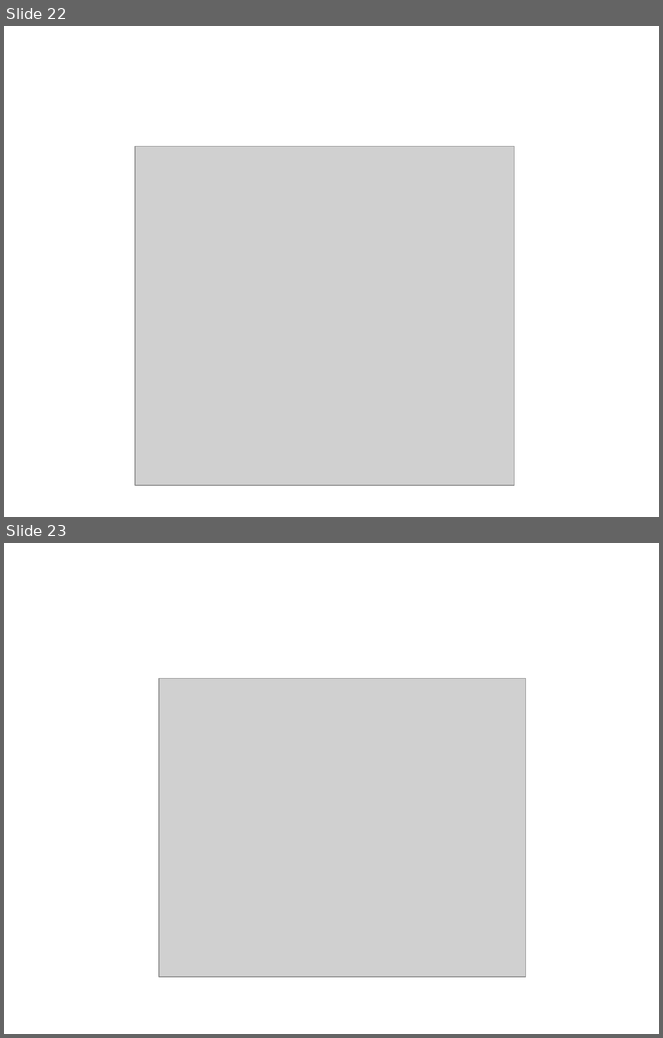
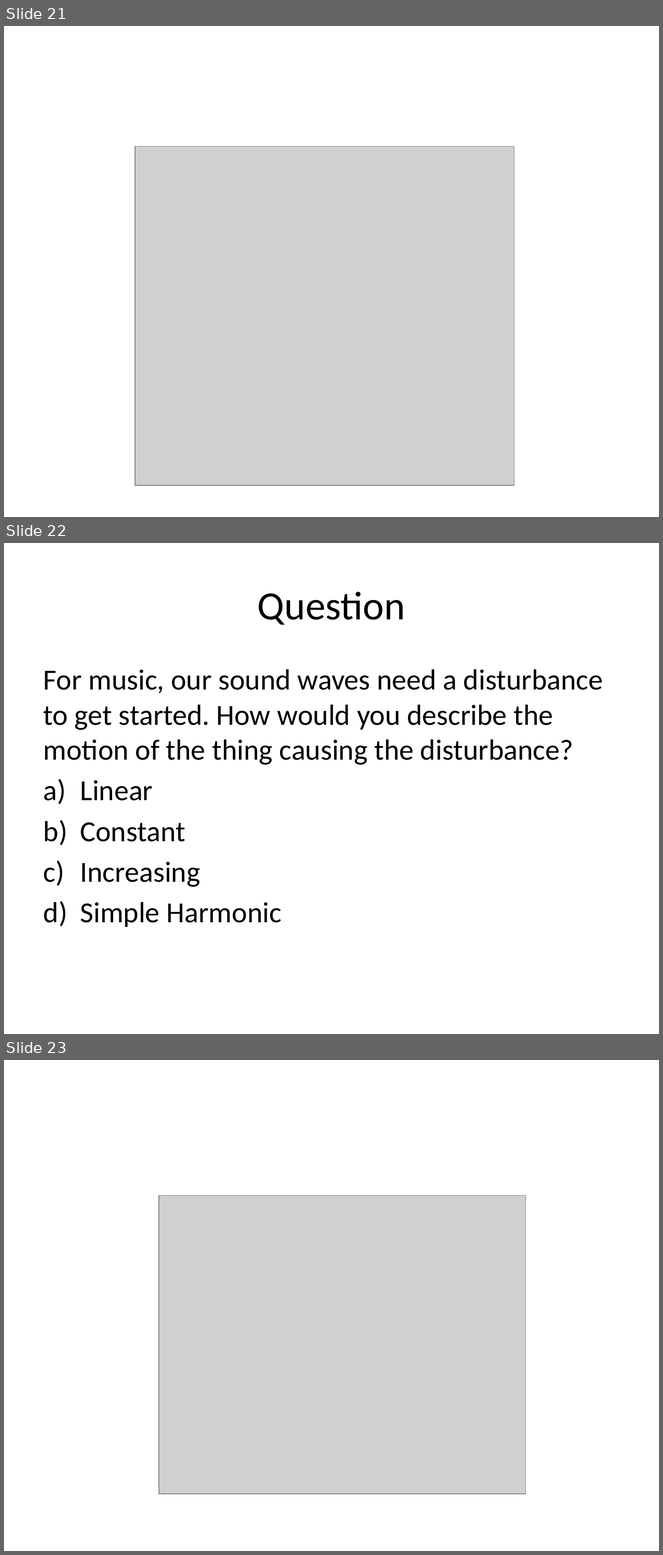
Before and after one commit to rtlines/Introductory-Physics-II, a slide deck: Lecture_Slides/PH 123 Lecture 06.pptx. Shown one above the other, each under a label of ours: slides 22 and 23 before the commit, slides 21, 22 and 23 after it. The pictures are 663x1038 and 663x1555 pixels, drawn with LibreOffice and Linux fonts; fonts in the diff are those of the drawing; grey boxes stand for pictures. Boxes give left, top, right and bottom in pixels: in the first picture for what was removed or moved away, otherwise in the second. Text is boxed around its words. In the diff, an @@ line names an element or a change of style, - is before the commit and + after.

```diff
--- a/Lecture_Slides/PH 123 Lecture 06.pptx
+++ b/Lecture_Slides/PH 123 Lecture 06.pptx
@@ slide 22 added at [4, 543, 659, 1034], background #FFFFFF @@
@@ title added at [258, 591, 405, 625], 44 pt, text #000000 @@
+Question
@@ text added at [44, 669, 603, 927], 32 pt, text #000000 @@
+For music, our sound waves need a disturbance to get started. How would you describe the motion of the thing causing the disturbance?
+a) Linear
+b) Constant
+c) Increasing
+d) Simple Harmonic
@@ what was slide 22 is now slide 21 @@
```
Also in this commit, not shown: 1 other slide added, 14 other files.
